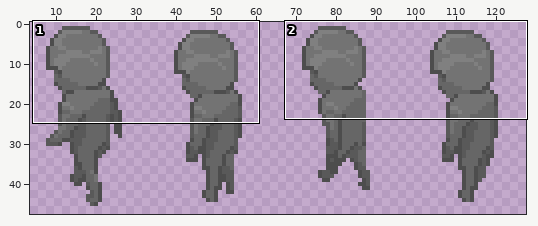
Two states of a sprite sheet, Game Arts/CharacterCrossUp3_strip4-sheet.png. The picture above shows the old version from afar; the outline marks the close-up.
Close-up. Earlier state:
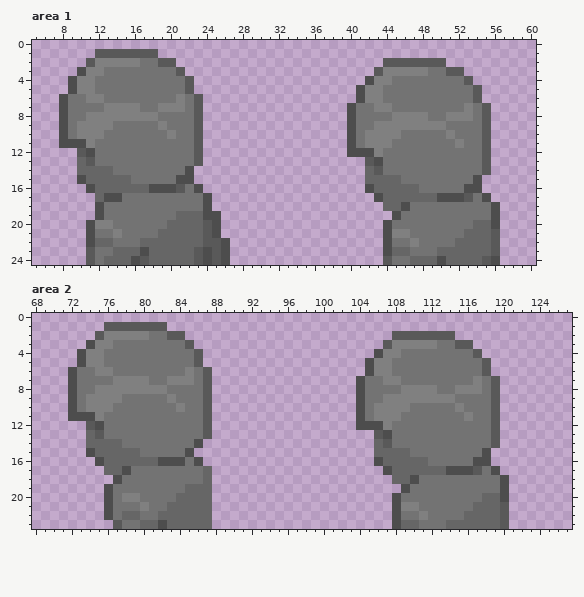
The file is 128x48 pixels. Colours within 5 levels of each other are drawn and written as one. Shown: area 1: x 5..60, y 0..24; area 2: x 68..127, y 0..23. The wide view leaves out empty margins.
New version:
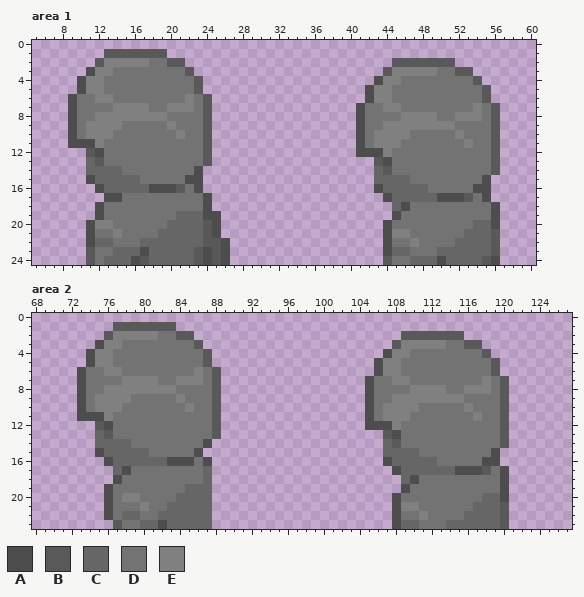
Palette (. is transparent): A #4d4d4d  B #595959  C #666666  D #737373  E #808080
From old to new:
Area 1:
y 1: x 12 B -> .; x 19 . -> B
y 2: x 11..12 BE -> .B; x 17 D -> E; x 19 B -> D; x 21 . -> B; x 44 B -> .; x 51 . -> B
y 3: x 10..11 AE -> .A; x 13 D -> E; x 21..22 B. -> DB; x 43..44 BE -> .B; x 49 D -> E; x 51 B -> D; x 53 . -> B
y 4: x 9..10 AE -> .A; x 12 D -> E; x 22..23 B. -> DB; x 42..43 AE -> .A; x 45 D -> E; x 53..54 B. -> DB
y 5: x 9..10 AE -> .A; x 12 D -> E; x 22..23 B. -> DB; x 41..42 AE -> .A; x 44 D -> E; x 54..55 B. -> DB
y 6: x 8..9 AD -> .A; x 11 E -> D; x 13 D -> E; x 21..24 EDB. -> DEDB; x 41..42 AE -> .A; x 44 D -> E; x 54..55 B. -> DB
y 7: x 8..9 AD -> .A; x 13 E -> D; x 17 D -> E; x 19 E -> D; x 22..24 DB. -> EDB; x 40..41 AD -> .A; x 43 E -> D; x 45 D -> E; x 53..56 EDB. -> DEDB
y 8: x 8..9 AD -> .A; x 11 E -> D; x 19 D -> E; x 23..24 B. -> DB; x 40..41 AD -> .A; x 45 E -> D; x 49 D -> E; x 51 E -> D; x 54..56 DB. -> EDB
y 9: x 8..10 ADE -> .AD; x 14 D -> E; x 19..20 ED -> DE; x 23..24 B. -> DB; x 40..41 AD -> .A; x 43 E -> D; x 51 D -> E; x 55..56 B. -> DB
y 10: x 8..10 ADE -> .AD; x 13 D -> E; x 20..21 ED -> DE; x 23..24 B. -> DB; x 40..42 ADE -> .AD; x 46 D -> E; x 51..52 ED -> DE; x 55..56 B. -> DB
y 11: x 8 A -> .; x 11..12 ED -> AE; x 23..24 B. -> DB; x 40..42 ADE -> .AD; x 45 D -> E; x 52..53 ED -> DE; x 55..56 B. -> DB
y 12: x 10..12 BAD -> .BA; x 23..24 B. -> DB; x 40 A -> .; x 43..44 ED -> AE; x 55..56 B. -> DB
y 13: x 10..12 CBD -> .CB; x 23..24 B. -> DB; x 42..44 BAD -> .BA; x 55..56 B. -> DB
y 14: x 10 C -> .; x 14 D -> C; x 22..23 A. -> DA; x 42..44 CBD -> .CB; x 55..56 B. -> DB
y 15: x 10..11 AC -> .A; x 16 D -> C; x 21 A -> D; x 23 . -> A; x 42 C -> .; x 46 D -> C; x 54..55 A. -> DA
y 16: x 11..12 AC -> .A; x 42..43 AC -> .A; x 48 D -> C; x 53 A -> D; x 55 . -> A
y 17: x 12 C -> .; x 43..44 AC -> .A
y 18: x 44 C -> .
Area 2:
y 1: x 76 B -> .; x 83 . -> B
y 2: x 75..76 BE -> .B; x 81 D -> E; x 83 B -> D; x 85 . -> B; x 108 B -> .; x 115 . -> B
y 3: x 74..75 AE -> .A; x 77 D -> E; x 85..86 B. -> DB; x 107..108 BE -> .B; x 113 D -> E; x 115 B -> D; x 117 . -> B
y 4: x 73..74 AE -> .A; x 76 D -> E; x 86..87 B. -> DB; x 106..107 AE -> .A; x 109 D -> E; x 117..118 B. -> DB
y 5: x 73..74 AE -> .A; x 76 D -> E; x 86..87 B. -> DB; x 105..106 AE -> .A; x 108 D -> E; x 118..119 B. -> DB
y 6: x 72..73 AD -> .A; x 75 E -> D; x 77 D -> E; x 85..88 EDB. -> DEDB; x 105..106 AE -> .A; x 108 D -> E; x 118..119 B. -> DB
y 7: x 72..73 AD -> .A; x 77 E -> D; x 81 D -> E; x 83 E -> D; x 86..88 DB. -> EDB; x 104..105 AD -> .A; x 107 E -> D; x 109 D -> E; x 117..120 EDB. -> DEDB
y 8: x 72..73 AD -> .A; x 75 E -> D; x 83 D -> E; x 87..88 B. -> DB; x 104..105 AD -> .A; x 109 E -> D; x 113 D -> E; x 115 E -> D; x 118..120 DB. -> EDB
y 9: x 72..74 ADE -> .AD; x 78 D -> E; x 83..84 ED -> DE; x 87..88 B. -> DB; x 104..105 AD -> .A; x 107 E -> D; x 115 D -> E; x 119..120 B. -> DB
y 10: x 72..74 ADE -> .AD; x 77 D -> E; x 84..85 ED -> DE; x 87..88 B. -> DB; x 104..106 ADE -> .AD; x 110 D -> E; x 115..116 ED -> DE; x 119..120 B. -> DB
y 11: x 72 A -> .; x 75..76 ED -> AE; x 87..88 B. -> DB; x 104..106 ADE -> .AD; x 109 D -> E; x 116..117 ED -> DE; x 119..120 B. -> DB
y 12: x 74..76 BAD -> .BA; x 87..88 B. -> DB; x 104 A -> .; x 107..108 ED -> AE; x 119..120 B. -> DB
y 13: x 74..76 CBD -> .CB; x 87..88 B. -> DB; x 106..108 BAD -> .BA; x 119..120 B. -> DB
y 14: x 74 C -> .; x 78 D -> C; x 86..87 A. -> DA; x 106..108 CBD -> .CB; x 119..120 B. -> DB
y 15: x 74..75 AC -> .A; x 80 D -> C; x 85..86 A. -> DA; x 106 C -> .; x 110 D -> C; x 118..119 A. -> DA
y 16: x 75..76 AC -> .A; x 82 A -> C; x 85..87 DA. -> ADA; x 106..107 AC -> .A; x 112 D -> C; x 117 A -> D; x 119 . -> A
y 17: x 76 C -> .; x 107..108 AC -> .A; x 114 A -> C; x 117..120 BDA. -> ABDA
y 18: x 108 C -> .
Where, in picture pixels (left, top, right, bottom), the same in both close-ups:
changed: (59, 49, 212, 202)
changed: (347, 58, 500, 211)
changed: (68, 322, 221, 475)
changed: (356, 331, 509, 484)
